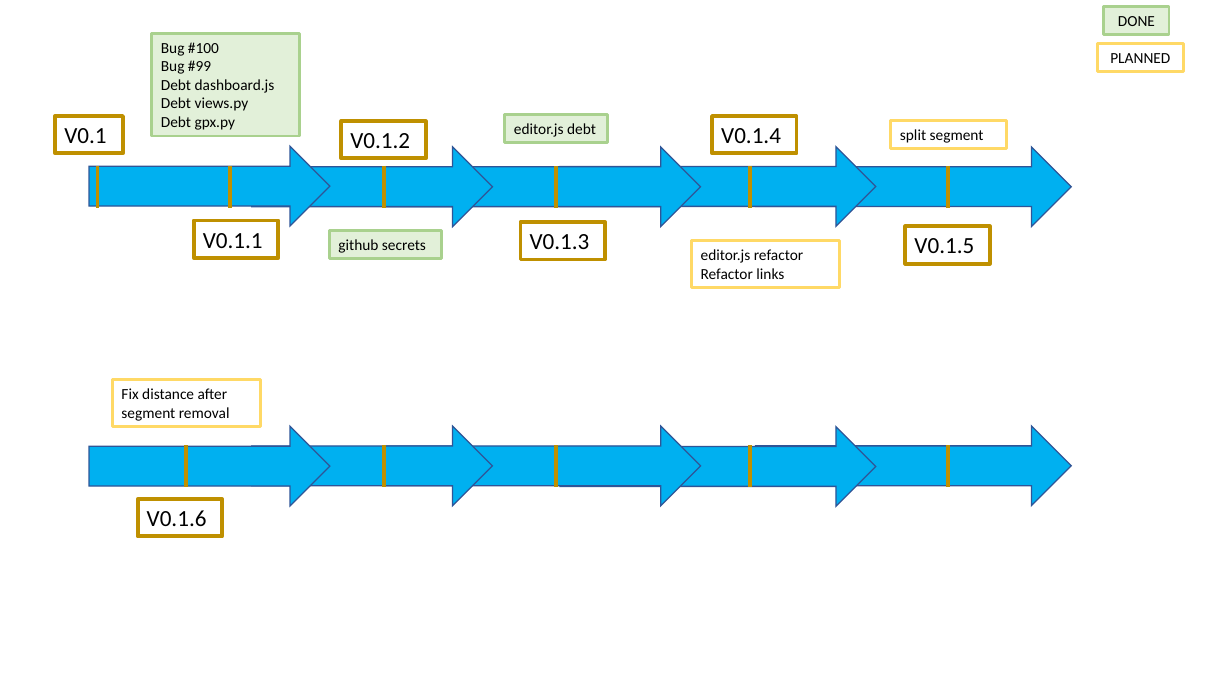
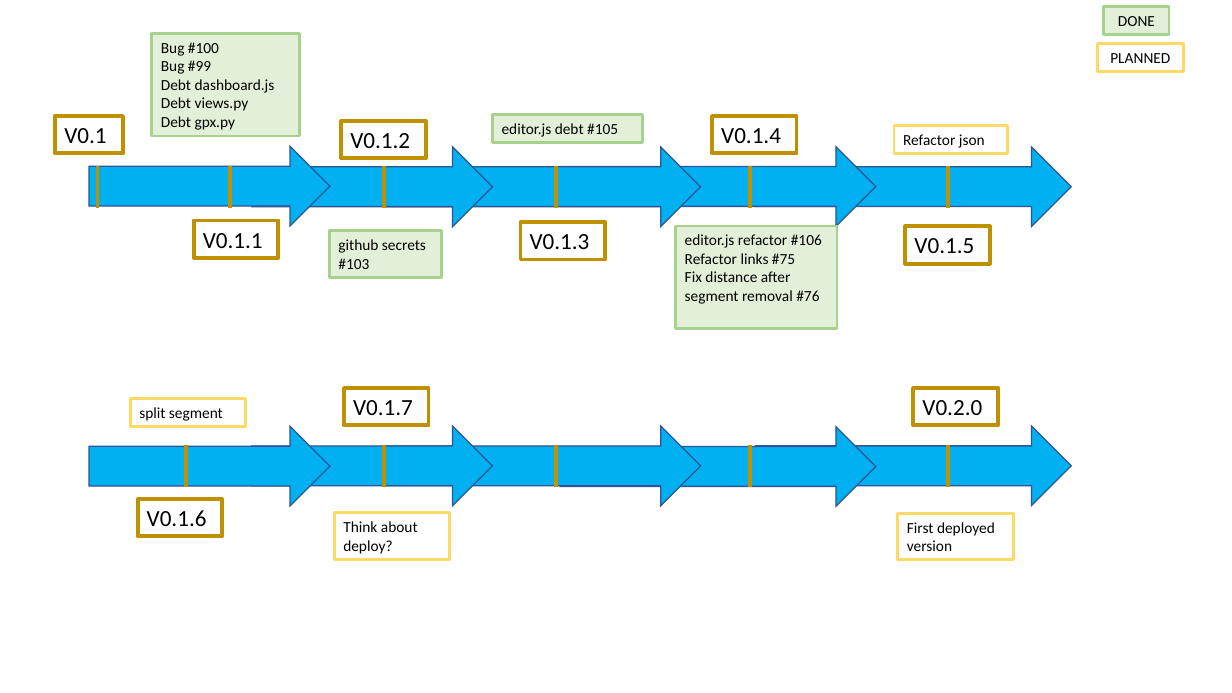
Before and after one commit to TrackEditor/TrackEditorWeb, a slide deck: slide 1 of docs/roadmap.pptx. Drawn at 1232x693 pixels with LibreOffice and Linux fonts; fonts in the diff are those of the drawing. Boxes give left, top, right and bottom in pixels: in the first picture for what was removed or moved away, otherwise in the second. Text is boxed around its words. In the diff, an @@ line names an element or a change of style, - is before the commit and + after.

Commit message:
Update roadmap after v0.1.4

```diff
--- a/docs/roadmap.pptx
+++ b/docs/roadmap.pptx
@@ rectangle "editor.js debt #105" resized from (x1=505, y1=115, x2=607, y2=142) to (x1=493, y1=115, x2=643, y2=142) @@
@@ text in rectangle at (x1=502, y1=123, x2=618, y2=137): text changed @@
-editor.js debt
+editor.js debt #105
@@ rectangle added at (x1=895, y1=126, x2=1008, y2=153), outline #FFD966 2.25 pt, 12 pt, text #000000 @@
+Refactor json
@@ rectangle "github secrets #103" resized from (x1=329, y1=231, x2=441, y2=259) to (x1=329, y1=231, x2=441, y2=277) @@
@@ text in rectangle at (x1=338, y1=239, x2=426, y2=269): text changed @@
-github secrets
+github secrets #103
@@ rectangle "editor.js refactor #106" resized from (x1=691, y1=241, x2=839, y2=287) to (x1=676, y1=226, x2=837, y2=329) @@
@@ rectangle "editor.js refactor #106" at (x1=676, y1=226, x2=837, y2=329): fill none to #E2F0D9; outline #FFD966 2.25 pt to #A9D18E 2.25 pt @@
@@ text in rectangle at (x1=685, y1=234, x2=822, y2=304): text changed @@
-editor.js refactor
-Refactor links
+editor.js refactor #106
+Refactor links #75
+Fix distance after segment removal #76
@@ rectangle removed at (x1=113, y1=380, x2=261, y2=426) @@
-Fix distance after segment removal
@@ rectangle added at (x1=344, y1=388, x2=428, y2=425), outline #BF9000 3 pt, 18 pt, text #000000 @@
+V0.1.7
@@ rectangle added at (x1=914, y1=388, x2=998, y2=425), outline #BF9000 3 pt, 18 pt, text #000000 @@
+V0.2.0
@@ rectangle "split segment" moved from (x1=891, y1=120, x2=1006, y2=148) to (x1=130, y1=398, x2=246, y2=426) @@
@@ rectangle added at (x1=335, y1=513, x2=450, y2=559), outline #FFD966 2.25 pt, 12 pt, text #000000 @@
+Think about deploy?
@@ rectangle added at (x1=898, y1=513, x2=1014, y2=559), outline #FFD966 2.25 pt, 12 pt, text #000000 @@
+First deployed version
```
